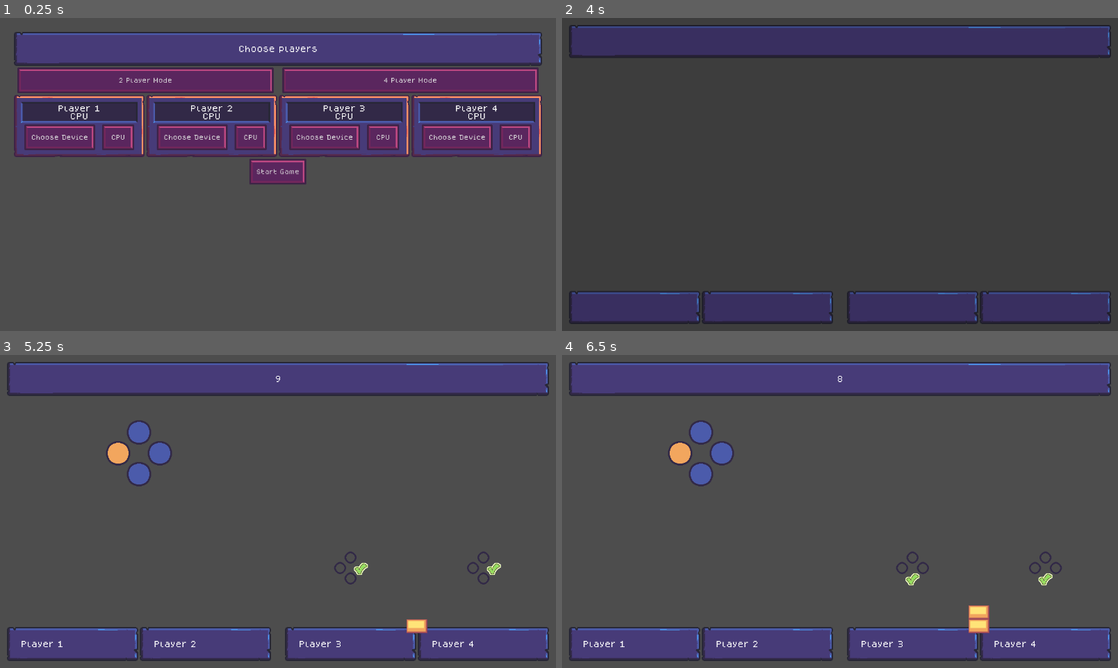
Above: before the commit, frames 1-4 (two rows, left to right).
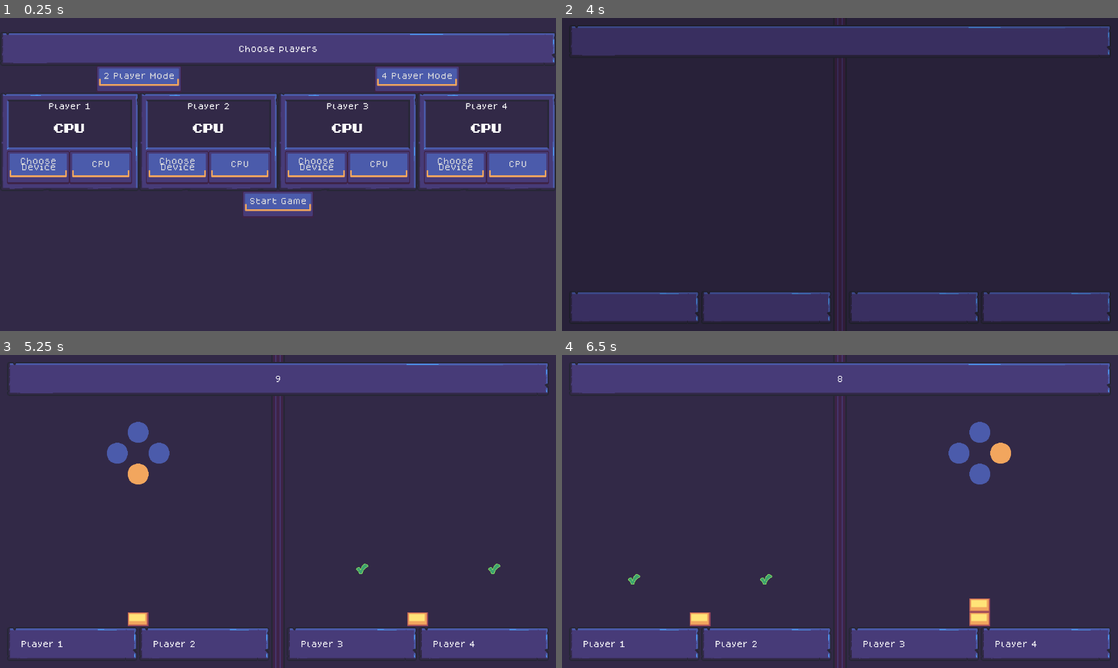
Above: after the commit, the same moments.

Repository: VileOar/js-final-proj
Game: Godot game, scene res://src/player_select/player_select.tscn
The game is run twice, just before and just after one commit, with the same random seed, the same clock (stepped at 60 frames per second) and the same inputs. The engine's default icon, where the game draws it, is replaced by a stand-in: a white triangle on a blue panel in a dark square.
Inputs (mouse positions are in pixels of both pictures, inside the frame that each line leads up to):
- Up to frame 1 (0.25 s): no input
- Up to frame 2 (4 s): click "2 Player Mode" at 0.5 s; click "4 Player Mode" at 1.25 s; click (623, 136) at 2 s, where only the run before the commit has a clickable "Choose Device"; click "CPU" at 2.75 s; click "Start Game" at 3.5 s
- Up to frame 3 (5.25 s): move the mouse to (400, 495) at 4.27 s; hold D (coop_right) 4.28-5.03 s; click (400, 495) at 4.42 s; move the mouse to (166, 527) at 5.02 s; hold S (coop_down) from 5.03 s (still down)
- Up to frame 4 (6.5 s): move the mouse to (895, 442) at 5.77 s; release S (coop_down) at 5.78 s; hold D (coop_right) from 5.78 s (still down)

The runs differ from the first frame. In frame 1, 82% of the frame differs, in the area x 0-100%, y 0-100%; in frame 2, 80%; in frame 3, 79%; in frame 4, 79%.

Commit message:
more ui, more graphics, bug fixes

Diff:
--- a/assets/themes/prison_theme.tres
+++ b/assets/themes/prison_theme.tres
@@ -1,40 +1,41 @@
-[gd_resource type="Theme" load_steps=10 format=3 uid="uid://b40mnags6aw0n"]
+[gd_resource type="Theme" load_steps=12 format=3 uid="uid://b40mnags6aw0n"]
 
 [ext_resource type="Texture2D" uid="uid://db3a6ybxv5cw6" path="res://assets/gfx/ui/panels.png" id="1_4wc6t"]
+[ext_resource type="FontFile" uid="uid://dcb5yob1d6vl4" path="res://assets/fonts/Super_Mario_Bros_2.ttf" id="2_l4dmt"]
 
 [sub_resource type="StyleBoxTexture" id="StyleBoxTexture_2rfd1"]
 texture = ExtResource("1_4wc6t")
-texture_margin_left = 24.0
-texture_margin_top = 24.0
-texture_margin_right = 24.0
-texture_margin_bottom = 24.0
-region_rect = Rect2(240, 248, 80, 64)
+texture_margin_left = 16.0
+texture_margin_top = 16.0
+texture_margin_right = 16.0
+texture_margin_bottom = 32.0
+region_rect = Rect2(240, 240, 80, 80)
 
 [sub_resource type="StyleBoxEmpty" id="StyleBoxEmpty_iukfd"]
 
 [sub_resource type="StyleBoxTexture" id="StyleBoxTexture_h22nk"]
 texture = ExtResource("1_4wc6t")
-texture_margin_left = 24.0
-texture_margin_top = 24.0
-texture_margin_right = 24.0
-texture_margin_bottom = 24.0
-region_rect = Rect2(80, 248, 80, 64)
+texture_margin_left = 16.0
+texture_margin_top = 16.0
+texture_margin_right = 16.0
+texture_margin_bottom = 32.0
+region_rect = Rect2(80, 240, 80, 80)
 
 [sub_resource type="StyleBoxTexture" id="StyleBoxTexture_f8ecn"]
 texture = ExtResource("1_4wc6t")
-texture_margin_left = 24.0
-texture_margin_top = 24.0
-texture_margin_right = 24.0
-texture_margin_bottom = 24.0
-region_rect = Rect2(0, 248, 80, 64)
+texture_margin_left = 16.0
+texture_margin_top = 16.0
+texture_margin_right = 16.0
+texture_margin_bottom = 32.0
+region_rect = Rect2(0, 240, 80, 80)
 
 [sub_resource type="StyleBoxTexture" id="StyleBoxTexture_5bxgp"]
 texture = ExtResource("1_4wc6t")
-texture_margin_left = 24.0
-texture_margin_top = 24.0
-texture_margin_right = 24.0
+texture_margin_left = 16.0
+texture_margin_top = 16.0
+texture_margin_right = 16.0
 texture_margin_bottom = 24.0
-region_rect = Rect2(160, 248, 80, 64)
+region_rect = Rect2(160, 240, 80, 80)
 
 [sub_resource type="StyleBoxTexture" id="StyleBoxTexture_aj4si"]
 texture = ExtResource("1_4wc6t")
@@ -60,8 +61,18 @@
 texture_margin_bottom = 8.0
 region_rect = Rect2(0, 160, 80, 80)
 
+[sub_resource type="StyleBoxTexture" id="StyleBoxTexture_n1w5q"]
+texture = ExtResource("1_4wc6t")
+texture_margin_left = 16.0
+texture_margin_top = 16.0
+texture_margin_right = 16.0
+texture_margin_bottom = 16.0
+region_rect = Rect2(0, 320, 80, 80)
+
 [resource]
-Button/font_sizes/font_size = 12
+BigText/base_type = &"Label"
+BigText/font_sizes/font_size = 24
+BigText/fonts/font = ExtResource("2_l4dmt")
 Button/styles/disabled = SubResource("StyleBoxTexture_2rfd1")
 Button/styles/focus = SubResource("StyleBoxEmpty_iukfd")
 Button/styles/hover = SubResource("StyleBoxTexture_h22nk")
@@ -70,5 +81,15 @@
 MainPanel/base_type = &"PanelContainer"
 MainPanel/styles/panel = SubResource("StyleBoxTexture_aj4si")
 PanelContainer/styles/panel = SubResource("StyleBoxTexture_ttlb4")
+PenaltyLabel/base_type = &"Label"
+PenaltyLabel/colors/font_color = Color(1, 0.419608, 0.592157, 1)
+PenaltyLabel/font_sizes/font_size = 32
+PenaltyLabel/fonts/font = ExtResource("2_l4dmt")
+ScoreLabel/base_type = &"Label"
+ScoreLabel/colors/font_color = Color(1, 0.894118, 0.470588, 1)
+ScoreLabel/font_sizes/font_size = 24
+ScoreLabel/fonts/font = ExtResource("2_l4dmt")
 SimplePanel/base_type = &"PanelContainer"
 SimplePanel/styles/panel = SubResource("StyleBoxTexture_3v1q5")
+SmallPanel/base_type = &"PanelContainer"
+SmallPanel/styles/panel = SubResource("StyleBoxTexture_n1w5q")
--- a/project.godot
+++ b/project.godot
@@ -114,3 +114,4 @@
 [rendering]
 
 textures/canvas_textures/default_texture_filter=0
+environment/defaults/default_clear_color=Color(0.196078, 0.160784, 0.278431, 1)
--- a/src/dyad_game/dyad_game.gd
+++ b/src/dyad_game/dyad_game.gd
@@ -48,7 +48,6 @@
 ## start-up sequence, does not actually start the dyad
 func ready_dyad() -> void:
 	# TODO: add some start animation
-	stable.emit()
 	_player_ui_list[0].set_player(_player1_index)
 	_player_ui_list[1].set_player(_player2_index)
 
@@ -56,11 +55,15 @@
 	if !InputManager.is_human_device(InputManager.get_player_device(_player1_index)):
 		var ai = AIPlayer.new() as AIPlayer
 		ai.set_player(_player1_index)
-		_ai.add_child(ai)
+		_ai.call_deferred("add_child", ai)
+		await ai.ready
 	if !InputManager.is_human_device(InputManager.get_player_device(_player2_index)):
 		var ai = AIPlayer.new() as AIPlayer
 		ai.set_player(_player2_index)
-		_ai.add_child(ai)
+		_ai.call_deferred("add_child", ai)
+		await ai.ready
+
+	stable.emit()
 
 
 ## start the state machine
--- a/src/dyad_game/dyad_game.tscn
+++ b/src/dyad_game/dyad_game.tscn
@@ -80,3 +80,5 @@
 [node name="PointStack" parent="UI/VBoxContainer/MarginContainer/Control" instance=ExtResource("10_pi61h")]
 unique_name_in_owner = true
 layout_mode = 1
+theme_override_constants/margin_top = 16
+theme_override_constants/margin_bottom = 80
--- a/src/dyad_game/point_stack.tscn
+++ b/src/dyad_game/point_stack.tscn
@@ -11,8 +11,6 @@
 grow_horizontal = 2
 grow_vertical = 2
 size_flags_vertical = 3
-theme_override_constants/margin_top = 32
-theme_override_constants/margin_bottom = 64
 script = ExtResource("1_wft47")
 _point_texture = ExtResource("1_hensh")
 
--- a/src/player_select/player_select.tscn
+++ b/src/player_select/player_select.tscn
@@ -28,6 +28,7 @@
 
 [node name="VBoxContainer" type="VBoxContainer" parent="MarginContainer"]
 layout_mode = 2
+theme_override_constants/separation = 0
 
 [node name="PanelContainer" type="PanelContainer" parent="MarginContainer/VBoxContainer"]
 layout_mode = 2
@@ -39,24 +40,36 @@
 
 [node name="HBoxContainer" type="HBoxContainer" parent="MarginContainer/VBoxContainer"]
 layout_mode = 2
+theme_override_constants/separation = 0
+alignment = 1
 
-[node name="TwoPlayerBtn" type="Button" parent="MarginContainer/VBoxContainer/HBoxContainer"]
+[node name="CenterContainer" type="CenterContainer" parent="MarginContainer/VBoxContainer/HBoxContainer"]
+layout_mode = 2
+size_flags_horizontal = 3
+
+[node name="TwoPlayerBtn" type="Button" parent="MarginContainer/VBoxContainer/HBoxContainer/CenterContainer"]
 unique_name_in_owner = true
 layout_mode = 2
-size_flags_horizontal = 3
+size_flags_horizontal = 4
 toggle_mode = true
 text = "2 Player Mode"
 
-[node name="FourPlayerBtn" type="Button" parent="MarginContainer/VBoxContainer/HBoxContainer"]
+[node name="CenterContainer2" type="CenterContainer" parent="MarginContainer/VBoxContainer/HBoxContainer"]
+layout_mode = 2
+size_flags_horizontal = 3
+
+[node name="FourPlayerBtn" type="Button" parent="MarginContainer/VBoxContainer/HBoxContainer/CenterContainer2"]
 unique_name_in_owner = true
 layout_mode = 2
-size_flags_horizontal = 3
+size_flags_horizontal = 4
 toggle_mode = true
 text = "4 Player Mode"
 
 [node name="PlayerSelectors" type="HBoxContainer" parent="MarginContainer/VBoxContainer"]
 unique_name_in_owner = true
 layout_mode = 2
+theme_override_constants/separation = 0
+alignment = 1
 
 [node name="Selector0" parent="MarginContainer/VBoxContainer/PlayerSelectors" instance=ExtResource("2_q5eyk")]
 layout_mode = 2
--- a/src/player_select/ui/device_selector.tscn
+++ b/src/player_select/ui/device_selector.tscn
@@ -1,16 +1,16 @@
-[gd_scene load_steps=2 format=3 uid="uid://d1kkkom2ktphs"]
+[gd_scene load_steps=3 format=3 uid="uid://d1kkkom2ktphs"]
 
 [ext_resource type="Script" path="res://src/player_select/ui/player_device_selector.gd" id="1_aw8pw"]
+[ext_resource type="Texture2D" uid="uid://cbo7y558cb7it" path="res://assets/gfx/ui/device_icon.png" id="2_2d4nh"]
 
 [node name="DeviceSelector" type="MarginContainer"]
 offset_right = 320.0
 offset_bottom = 85.0
-size_flags_horizontal = 3
 script = ExtResource("1_aw8pw")
 
 [node name="PanelContainer" type="PanelContainer" parent="."]
 layout_mode = 2
-theme_type_variation = &"MainPanel"
+theme_type_variation = &"SmallPanel"
 
 [node name="VBoxContainer" type="VBoxContainer" parent="PanelContainer"]
 layout_mode = 2
@@ -27,10 +27,30 @@
 layout_mode = 2
 horizontal_alignment = 1
 
-[node name="Device" type="Label" parent="PanelContainer/VBoxContainer/PanelContainer/VBoxContainer"]
+[node name="HBoxContainer" type="HBoxContainer" parent="PanelContainer/VBoxContainer/PanelContainer/VBoxContainer"]
+custom_minimum_size = Vector2(0, 80)
+layout_mode = 2
+theme_override_constants/separation = 16
+alignment = 1
+
+[node name="DeviceIcon" type="Control" parent="PanelContainer/VBoxContainer/PanelContainer/VBoxContainer/HBoxContainer"]
+unique_name_in_owner = true
+custom_minimum_size = Vector2(64, 64)
+layout_mode = 2
+size_flags_vertical = 4
+
+[node name="DeviceSprite" type="Sprite2D" parent="PanelContainer/VBoxContainer/PanelContainer/VBoxContainer/HBoxContainer/DeviceIcon"]
+unique_name_in_owner = true
+position = Vector2(32, 32)
+texture = ExtResource("2_2d4nh")
+vframes = 2
+
+[node name="Device" type="Label" parent="PanelContainer/VBoxContainer/PanelContainer/VBoxContainer/HBoxContainer"]
 unique_name_in_owner = true
 layout_mode = 2
+theme_type_variation = &"BigText"
 horizontal_alignment = 1
+vertical_alignment = 1
 
 [node name="HBoxContainer" type="HBoxContainer" parent="PanelContainer/VBoxContainer"]
 layout_mode = 2
@@ -38,12 +58,15 @@
 
 [node name="ListenButton" type="Button" parent="PanelContainer/VBoxContainer/HBoxContainer"]
 unique_name_in_owner = true
+custom_minimum_size = Vector2(144, 0)
 layout_mode = 2
 size_flags_horizontal = 3
 toggle_mode = true
-text = "Choose Device"
+text = "Choose
+Device"
 
 [node name="AIButton" type="Button" parent="PanelContainer/VBoxContainer/HBoxContainer"]
+custom_minimum_size = Vector2(144, 0)
 layout_mode = 2
 size_flags_horizontal = 3
 text = "CPU"
--- a/src/player_select/ui/player_device_selector.gd
+++ b/src/player_select/ui/player_device_selector.gd
@@ -13,6 +13,10 @@
 @onready var _device_ui = %Device
 ## ref to the listen button
 @onready var _listen_btn = %ListenButton
+
+@onready var _device_icon: Control = %DeviceIcon
+## the sprite with the icons
+@onready var _device_sprite: Sprite2D = %DeviceSprite
 
 ## the player id this widget is mapped to
 var _player_id = -2
@@ -31,19 +35,21 @@
 func set_device(device : int):
 	InputManager.add_player_device(_player_id, device)
 	if InputManager.is_human_device(device):
-
-		# TODO: change this to icons
+		_device_ui.show()
+		_device_icon.show()
 		match device:
 			-1:
-				_device_ui.text = "Keyboard"
+				_device_sprite.frame = 1
+				_device_ui.hide()
 			0, 1, 2, 3, 4, 5, 6, 7:
-				_device_ui.text = "Joypad %s" % [device]
+				_device_sprite.frame = 0
+				_device_ui.text = "%s" % [device]
 			_:
+				_device_icon.hide()
 				_device_ui.text = "Wait, what?"
 				push_warning("added valid device, but not recognised by the UI script???")
 	else:
-		# TODO: setup AI players
-
+		_device_icon.hide()
 		_device_ui.text = "CPU"
 
 
--- a/src/round_game/round_game.gd
+++ b/src/round_game/round_game.gd
@@ -105,14 +105,17 @@
 	var p2_score = _round_stats[2].get_score()
 	var p3_score = _round_stats[3].get_score()
 
-	if p0_score + p1_score > p2_score + p3_score:
-		# if dyad0 wins, player 2 and 3 receive penalty to their round score
-		p2_score *= Global.LOSE_PENALTY_MULTIPLIER
-		p3_score *= Global.LOSE_PENALTY_MULTIPLIER
-	else:
-		# else, player 0 and 1 do
-		p0_score *= Global.LOSE_PENALTY_MULTIPLIER
-		p1_score *= Global.LOSE_PENALTY_MULTIPLIER
+	var dyad0_score = p0_score + p1_score
+	var dyad1_score = p2_score + p3_score
+	if dyad0_score != dyad1_score:
+		if dyad0_score > dyad1_score:
+			# if dyad0 wins, player 2 and 3 receive penalty to their round score
+			p2_score *= Global.LOSE_PENALTY_MULTIPLIER
+			p3_score *= Global.LOSE_PENALTY_MULTIPLIER
+		else:
+			# else, player 0 and 1 do
+			p0_score *= Global.LOSE_PENALTY_MULTIPLIER
+			p1_score *= Global.LOSE_PENALTY_MULTIPLIER
 
 	SharedData.add_player_score(0, p0_score)
 	SharedData.add_player_score(1, p1_score)
--- a/src/round_game/round_game.tscn
+++ b/src/round_game/round_game.tscn
@@ -1,7 +1,8 @@
-[gd_scene load_steps=8 format=3 uid="uid://db78w4tl40jdb"]
+[gd_scene load_steps=9 format=3 uid="uid://db78w4tl40jdb"]
 
 [ext_resource type="Script" path="res://src/round_game/round_game.gd" id="1_awtu6"]
 [ext_resource type="PackedScene" uid="uid://csk7v3jwntq18" path="res://src/dyad_game/dyad_game.tscn" id="1_co0oy"]
+[ext_resource type="Texture2D" uid="uid://dew2pi3sx8u5p" path="res://assets/gfx/ui/divider.png" id="3_a3ig3"]
 [ext_resource type="PackedScene" uid="uid://bbe7i8g4nyqp1" path="res://src/round_game/round_results/round_results_screen.tscn" id="3_oia04"]
 
 [sub_resource type="Animation" id="Animation_voywd"]
@@ -69,6 +70,19 @@
 [node name="SecondsTimer" type="Timer" parent="."]
 one_shot = true
 
+[node name="Divider" type="TextureRect" parent="."]
+layout_mode = 1
+anchors_preset = 13
+anchor_left = 0.5
+anchor_right = 0.5
+anchor_bottom = 1.0
+offset_left = -16.0
+offset_right = 16.0
+grow_horizontal = 2
+grow_vertical = 2
+size_flags_horizontal = 4
+texture = ExtResource("3_a3ig3")
+
 [node name="MarginContainer" type="MarginContainer" parent="."]
 layout_mode = 1
 anchors_preset = 15
@@ -95,7 +109,7 @@
 [node name="DyadContainer" type="HBoxContainer" parent="MarginContainer/VBoxContainer"]
 layout_mode = 2
 size_flags_vertical = 3
-theme_override_constants/separation = 32
+theme_override_constants/separation = 40
 
 [node name="Dyad0" parent="MarginContainer/VBoxContainer/DyadContainer" instance=ExtResource("1_co0oy")]
 unique_name_in_owner = true
--- a/src/round_game/round_results/dyad_display/dyad_results_panel.gd
+++ b/src/round_game/round_results/dyad_display/dyad_results_panel.gd
@@ -60,6 +60,7 @@
 
 ## start animating statistics for this dyad
 func animate_stats(p1_stats: PlayerStats, p2_stats: PlayerStats, score: int) -> void:
+	await get_tree().create_timer(0.8).timeout
 	_stats_list.show()
 	_stats_list.animate_stats(p1_stats, p2_stats, score)
 
--- a/src/round_game/round_results/dyad_display/dyad_results_panel.tscn
+++ b/src/round_game/round_results/dyad_display/dyad_results_panel.tscn
@@ -19,11 +19,7 @@
 
 [node name="VBoxContainer" type="VBoxContainer" parent="."]
 layout_mode = 2
-
-[node name="PointOutcomeGrid" parent="VBoxContainer" instance=ExtResource("2_snf3t")]
-unique_name_in_owner = true
-layout_mode = 2
-size_flags_horizontal = 4
+theme_override_constants/separation = 24
 
 [node name="StatsDisplay" type="MarginContainer" parent="VBoxContainer"]
 layout_mode = 2
@@ -35,11 +31,18 @@
 [node name="PointStack" parent="VBoxContainer/StatsDisplay/Control" instance=ExtResource("5_jcf2g")]
 unique_name_in_owner = true
 layout_mode = 1
+theme_override_constants/margin_top = 32
+theme_override_constants/margin_bottom = 64
 
 [node name="StatsList" parent="VBoxContainer/StatsDisplay" instance=ExtResource("5_guypt")]
 unique_name_in_owner = true
 visible = false
 layout_mode = 2
+
+[node name="PointOutcomeGrid" parent="VBoxContainer" instance=ExtResource("2_snf3t")]
+unique_name_in_owner = true
+layout_mode = 2
+size_flags_horizontal = 4
 
 [node name="PlayerDiplay" type="MarginContainer" parent="VBoxContainer"]
 layout_mode = 2
--- a/src/round_game/round_results/dyad_display/score_number.gd
+++ b/src/round_game/round_results/dyad_display/score_number.gd
@@ -29,7 +29,6 @@
 func start_penalty(pos : Vector2, penalty : float) -> void:
 	global_position = pos
 	$Label.text = "-%s%%" % [100*(1-penalty)]
-	$Label.add_theme_color_override("font_color", Color("ff6b97"))
-	($Label as Label).add_theme_font_size_override("font_size", 24)
+	($Label as Label).theme_type_variation = "PenaltyLabel"
 	_speed = 180
 	_penalty = true
--- a/src/round_game/round_results/dyad_display/score_number.tscn
+++ b/src/round_game/round_results/dyad_display/score_number.tscn
@@ -17,6 +17,6 @@
 offset_bottom = 64.0
 grow_horizontal = 2
 grow_vertical = 2
-theme_override_colors/font_color = Color(1, 0.894118, 0.470588, 1)
+theme_type_variation = &"ScoreLabel"
 horizontal_alignment = 1
 vertical_alignment = 1
--- a/src/round_game/round_results/matrix_display/outcome_panel.gd
+++ b/src/round_game/round_results/matrix_display/outcome_panel.gd
@@ -7,7 +7,8 @@
 
 ## set the payoff label
 func set_payoff(p1_payoff : int, p2_payoff : int) -> void:
-	%Label.text = "%s / %s" % [p1_payoff, p2_payoff]
+	%Label0.text = "%s" % [p1_payoff]
+	%Label1.text = "%s" % [p2_payoff]
 
 
 ## trigger an animation according to an outcome identifier as defined in global Outcome enum
--- a/src/round_game/round_results/matrix_display/outcome_panel.tscn
+++ b/src/round_game/round_results/matrix_display/outcome_panel.tscn
@@ -1,7 +1,7 @@
 [gd_scene load_steps=8 format=3 uid="uid://ddcekyyc5qtsm"]
 
 [ext_resource type="Script" path="res://src/round_game/round_results/matrix_display/outcome_panel.gd" id="1_2baj4"]
-[ext_resource type="Texture2D" uid="uid://b3rjlidj1lmin" path="res://icon.svg" id="2_jprcx"]
+[ext_resource type="Texture2D" uid="uid://670ks7dxtt38" path="res://assets/gfx/ui/matrix_panel.png" id="2_h27ma"]
 
 [sub_resource type="Animation" id="Animation_apscr"]
 length = 0.001
@@ -15,7 +15,7 @@
 "times": PackedFloat32Array(0),
 "transitions": PackedFloat32Array(1),
 "update": 0,
-"values": [Vector2(0.5, 0.5)]
+"values": [Vector2(1, 1)]
 }
 tracks/1/type = "value"
 tracks/1/imported = false
@@ -43,7 +43,7 @@
 "times": PackedFloat32Array(0, 0.2),
 "transitions": PackedFloat32Array(0.4, 1),
 "update": 0,
-"values": [Vector2(0.75, 0.75), Vector2(0.5, 0.5)]
+"values": [Vector2(1.5, 1.5), Vector2(1, 1)]
 }
 tracks/1/type = "value"
 tracks/1/imported = false
@@ -55,7 +55,7 @@
 "times": PackedFloat32Array(0, 0.2),
 "transitions": PackedFloat32Array(0.4, 1),
 "update": 0,
-"values": [Color(0, 1, 0, 1), Color(1, 1, 1, 1)]
+"values": [Color(0.560784, 0.870588, 0.364706, 1), Color(1, 1, 1, 1)]
 }
 
 [sub_resource type="Animation" id="Animation_v5x7x"]
@@ -71,7 +71,7 @@
 "times": PackedFloat32Array(0, 0.2),
 "transitions": PackedFloat32Array(0.4, 1),
 "update": 0,
-"values": [Vector2(0.75, 0.75), Vector2(0.5, 0.5)]
+"values": [Vector2(1.5, 1.5), Vector2(1, 1)]
 }
 tracks/1/type = "value"
 tracks/1/imported = false
@@ -83,7 +83,7 @@
 "times": PackedFloat32Array(0, 0.2),
 "transitions": PackedFloat32Array(0.4, 1),
 "update": 0,
-"values": [Color(1, 0, 0, 1), Color(1, 1, 1, 1)]
+"values": [Color(0.921569, 0.337255, 0.294118, 1), Color(1, 1, 1, 1)]
 }
 
 [sub_resource type="Animation" id="Animation_skee3"]
@@ -99,7 +99,7 @@
 "times": PackedFloat32Array(0, 0.2),
 "transitions": PackedFloat32Array(0.4, 1),
 "update": 0,
-"values": [Vector2(0.75, 0.75), Vector2(0.5, 0.5)]
+"values": [Vector2(1.5, 1.5), Vector2(1, 1)]
 }
 tracks/1/type = "value"
 tracks/1/imported = false
@@ -111,7 +111,7 @@
 "times": PackedFloat32Array(0, 0.2),
 "transitions": PackedFloat32Array(0.4, 1),
 "update": 0,
-"values": [Color(1, 0, 1, 1), Color(1, 1, 1, 1)]
+"values": [Color(0.278431, 0.231373, 0.470588, 1), Color(1, 1, 1, 1)]
 }
 
 [sub_resource type="AnimationLibrary" id="AnimationLibrary_nw5ce"]
@@ -131,27 +131,53 @@
 
 [node name="Sprite2D" type="Sprite2D" parent="."]
 position = Vector2(32, 32)
-scale = Vector2(0.5, 0.5)
-texture = ExtResource("2_jprcx")
-
-[node name="Label" type="Label" parent="."]
-unique_name_in_owner = true
-layout_mode = 1
-anchors_preset = 8
-anchor_left = 0.5
-anchor_top = 0.5
-anchor_right = 0.5
-anchor_bottom = 0.5
-offset_left = -20.0
-offset_top = -11.5
-offset_right = 20.0
-offset_bottom = 11.5
-grow_horizontal = 2
-grow_vertical = 2
-text = "12, 12"
+texture = ExtResource("2_h27ma")
 
 [node name="AnimationPlayer" type="AnimationPlayer" parent="."]
 unique_name_in_owner = true
 libraries = {
 "": SubResource("AnimationLibrary_nw5ce")
 }
+
+[node name="GridContainer" type="GridContainer" parent="."]
+layout_mode = 1
+anchors_preset = 15
+anchor_right = 1.0
+anchor_bottom = 1.0
+offset_left = 8.0
+offset_top = 8.0
+offset_right = -8.0
+offset_bottom = -8.0
+grow_horizontal = 2
+grow_vertical = 2
+columns = 2
+
+[node name="Label0" type="Label" parent="GridContainer"]
+unique_name_in_owner = true
+layout_mode = 2
+size_flags_horizontal = 3
+size_flags_vertical = 3
+theme_override_font_sizes/font_size = 12
+text = "12"
+horizontal_alignment = 1
+vertical_alignment = 1
+
+[node name="Pad1" type="MarginContainer" parent="GridContainer"]
+layout_mode = 2
+size_flags_horizontal = 3
+size_flags_vertical = 3
+
+[node name="Pad2" type="MarginContainer" parent="GridContainer"]
+layout_mode = 2
+size_flags_horizontal = 3
+size_flags_vertical = 3
+
+[node name="Label1" type="Label" parent="GridContainer"]
+unique_name_in_owner = true
+layout_mode = 2
+size_flags_horizontal = 3
+size_flags_vertical = 3
+theme_override_font_sizes/font_size = 12
+text = "12"
+horizontal_alignment = 1
+vertical_alignment = 1
--- a/src/round_game/round_results/round_results_screen.gd
+++ b/src/round_game/round_results/round_results_screen.gd
@@ -154,23 +154,22 @@
 func _on_dyad_finished_animation() -> void:
 	_dyad_animation_counter += 1
 	if _dyad_animation_counter >= 2:
-		# TODO: parse and show win/lose and trigger animation adding points to players
-		# 		(the actual data of this has already been done though, this is just ui)
 		await get_tree().create_timer(1.0).timeout
 		var score0 = _round_stats[0].get_score() + _round_stats[1].get_score()
 		var score1 = _round_stats[2].get_score() + _round_stats[3].get_score()
 		var dyad0_wins = score0 > score1
-		if dyad0_wins:
-			_dyad0_results.set_win_lose(true)
-			_dyad1_results.set_win_lose(false)
-		else:
-			_dyad0_results.set_win_lose(false)
-			_dyad1_results.set_win_lose(true)
-		await get_tree().create_timer(0.8).timeout
+		if score0 != score1:
+			if dyad0_wins:
+				_dyad0_results.set_win_lose(true)
+				_dyad1_results.set_win_lose(false)
+			else:
+				_dyad0_results.set_win_lose(false)
+				_dyad1_results.set_win_lose(true)
+			await get_tree().create_timer(0.8).timeout
 
-		if dyad0_wins:
-			_dyad1_results.display_penalty()
-		else:
-			_dyad0_results.display_penalty()
+			if dyad0_wins:
+				_dyad1_results.display_penalty()
+			else:
+				_dyad0_results.display_penalty()
 
 		_set_advanceable()
--- a/src/round_game/round_results/round_results_screen.tscn
+++ b/src/round_game/round_results/round_results_screen.tscn
@@ -1,35 +1,34 @@
-[gd_scene load_steps=3 format=3 uid="uid://bbe7i8g4nyqp1"]
+[gd_scene load_steps=4 format=3 uid="uid://bbe7i8g4nyqp1"]
 
 [ext_resource type="Script" path="res://src/round_game/round_results/round_results_screen.gd" id="1_eay3j"]
 [ext_resource type="PackedScene" uid="uid://doly0aqjw7m6l" path="res://src/round_game/round_results/dyad_display/dyad_results_panel.tscn" id="1_pya0j"]
+[ext_resource type="Texture2D" uid="uid://dew2pi3sx8u5p" path="res://assets/gfx/ui/divider.png" id="3_4mhr0"]
 
 [node name="RoundResultsSreen" type="MarginContainer"]
 anchors_preset = 15
 anchor_right = 1.0
 anchor_bottom = 1.0
+offset_top = -24.0
 grow_horizontal = 2
 grow_vertical = 2
 script = ExtResource("1_eay3j")
 
 [node name="PanelContainer" type="PanelContainer" parent="."]
 layout_mode = 2
+size_flags_vertical = 3
+
+[node name="Divider" type="TextureRect" parent="PanelContainer"]
+layout_mode = 2
+size_flags_horizontal = 4
+texture = ExtResource("3_4mhr0")
 
 [node name="VBoxContainer" type="VBoxContainer" parent="PanelContainer"]
 layout_mode = 2
 
-[node name="PanelContainer" type="PanelContainer" parent="PanelContainer/VBoxContainer"]
-layout_mode = 2
-theme_type_variation = &"MainPanel"
-
-[node name="Label" type="Label" parent="PanelContainer/VBoxContainer/PanelContainer"]
-layout_mode = 2
-text = "Round End"
-horizontal_alignment = 1
-vertical_alignment = 1
-
 [node name="HBoxContainer" type="HBoxContainer" parent="PanelContainer/VBoxContainer"]
 layout_mode = 2
 size_flags_vertical = 3
+theme_override_constants/separation = 40
 
 [node name="Dyad0" parent="PanelContainer/VBoxContainer/HBoxContainer" instance=ExtResource("1_pya0j")]
 unique_name_in_owner = true
@@ -51,6 +50,19 @@
 disabled = true
 text = "Next Round"
 
+[node name="PanelContainer2" type="PanelContainer" parent="."]
+layout_mode = 2
+size_flags_vertical = 0
+theme_type_variation = &"MainPanel"
+
+[node name="Label" type="Label" parent="PanelContainer2"]
+layout_mode = 2
+theme_type_variation = &"HeaderLarge"
+text = "
+Round End"
+horizontal_alignment = 1
+vertical_alignment = 1
+
 [node name="BetweenTimer" type="Timer" parent="."]
 one_shot = true
 
Binary file changed: assets/aseprite/UI48x48.aseprite
Binary file changed: assets/aseprite/UI64x64.aseprite
Binary file changed: assets/aseprite/UI80x80.aseprite
Binary file added: assets/gfx/ui/device_icon.png
Not shown, added: assets/gfx/ui/device_icon.png.import
Binary file added: assets/gfx/ui/divider.png
Not shown, added: assets/gfx/ui/divider.png.import
Binary file added: assets/gfx/ui/matrix_panel.png
Not shown, added: assets/gfx/ui/matrix_panel.png.import
Binary file changed: assets/gfx/ui/panels.png
